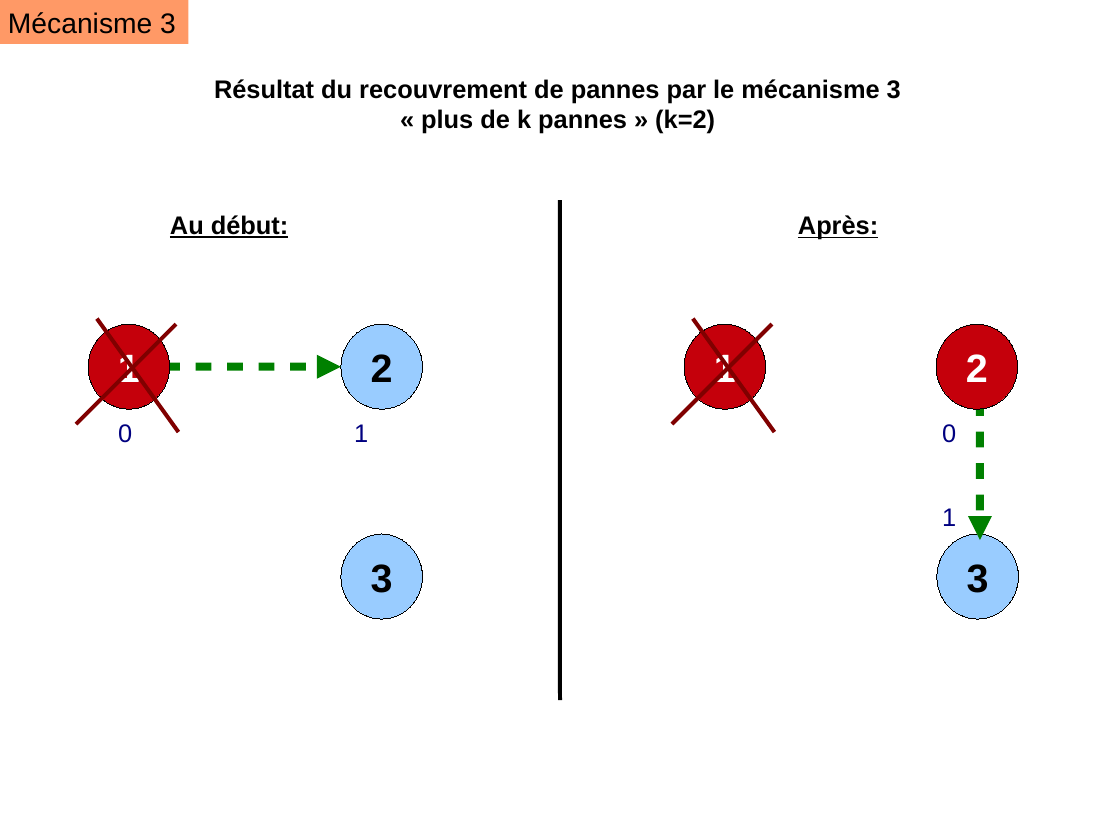
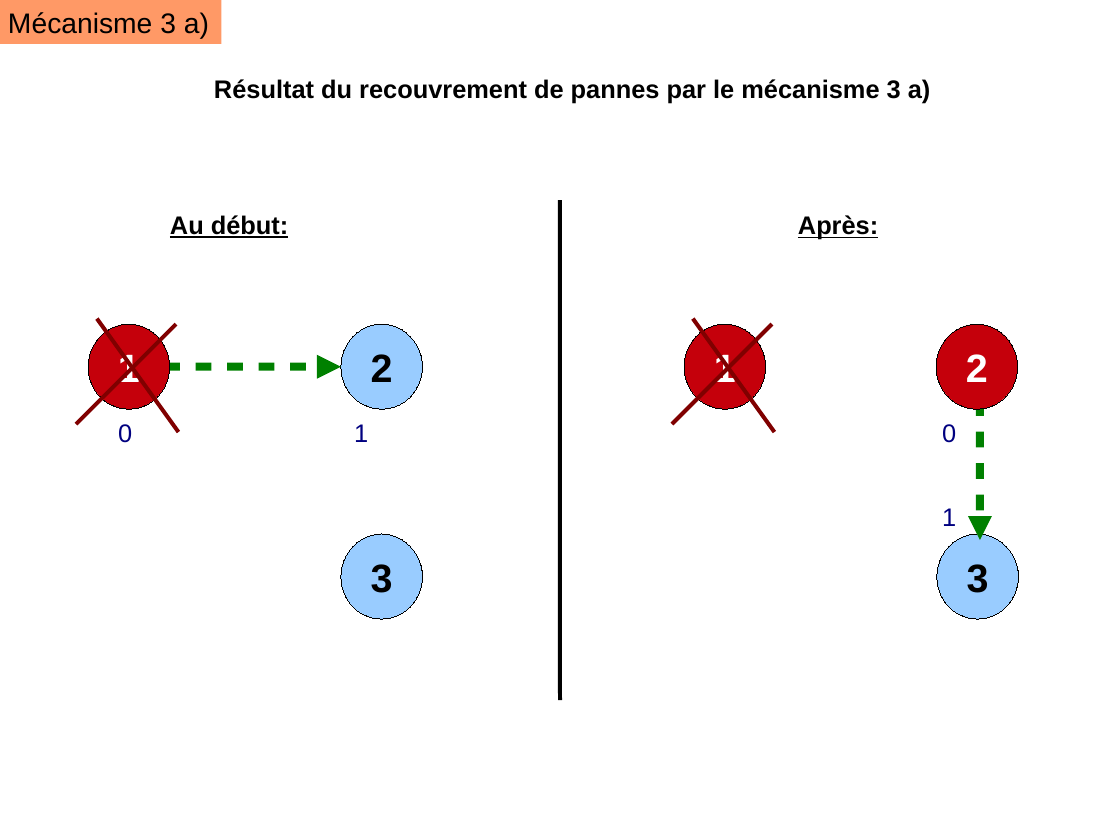
Before and after one commit to Mefteg/algo-distri, a slide deck: slide 8 of Mecanismes.odp. Drawn at 1120x840 pixels with LibreOffice and Linux fonts; fonts in the diff are those of the drawing. Boxes give left, top, right and bottom in pixels: in the first picture for what was removed or moved away, otherwise in the second. Text is boxed around its words. In the diff, an @@ line names an element or a change of style, - is before the commit and + after.

```diff
--- a/Mecanismes.odp
+++ b/Mecanismes.odp
@@ rectangle "Mécanisme 3 a)": place and size @@
-rectangle "Mécanisme 3 a)" at [0, 0, 188, 45]
+rectangle "Mécanisme 3 a)" at [0, 0, 222, 45]
@@ text in rectangle at [8, 12, 209, 39]: text changed @@
-Mécanisme 3
+Mécanisme 3 a)
@@ text at [214, 79, 931, 103]: text changed @@
-Résultat du recouvrement de pannes par le mécanisme 3
-« plus de k pannes » (k=2)
+Résultat du recouvrement de pannes par le mécanisme 3 a)
```
Also in this commit, not shown: 2 other slides changed, 2 slides added.
